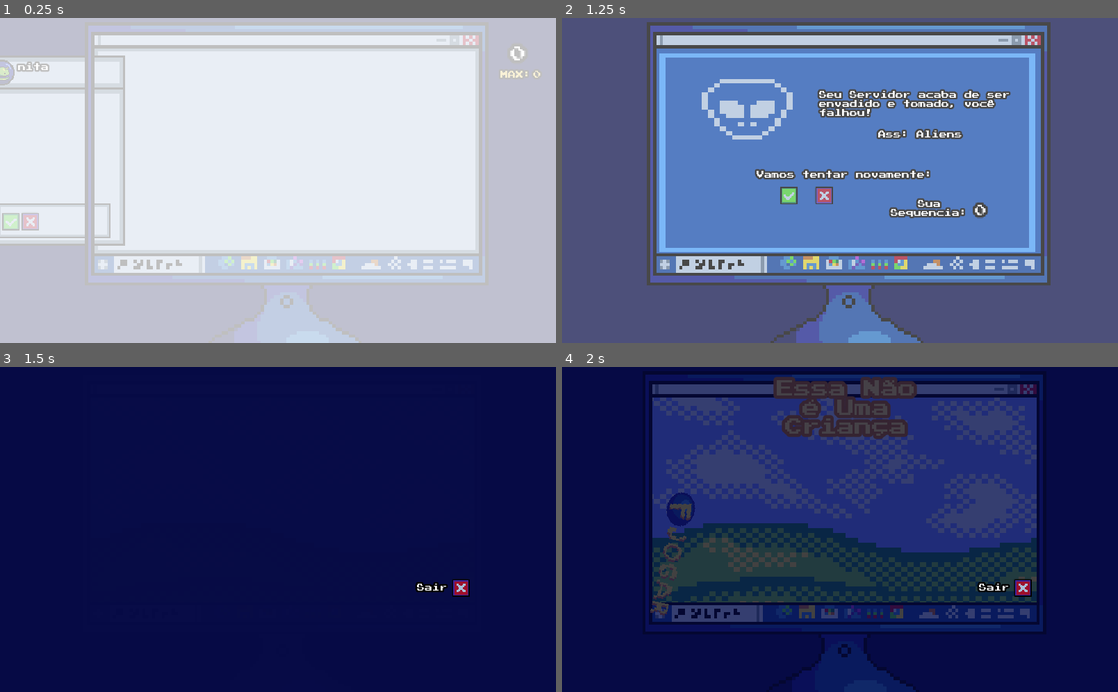
Above: before the commit, frames 1-4 (two rows, left to right).
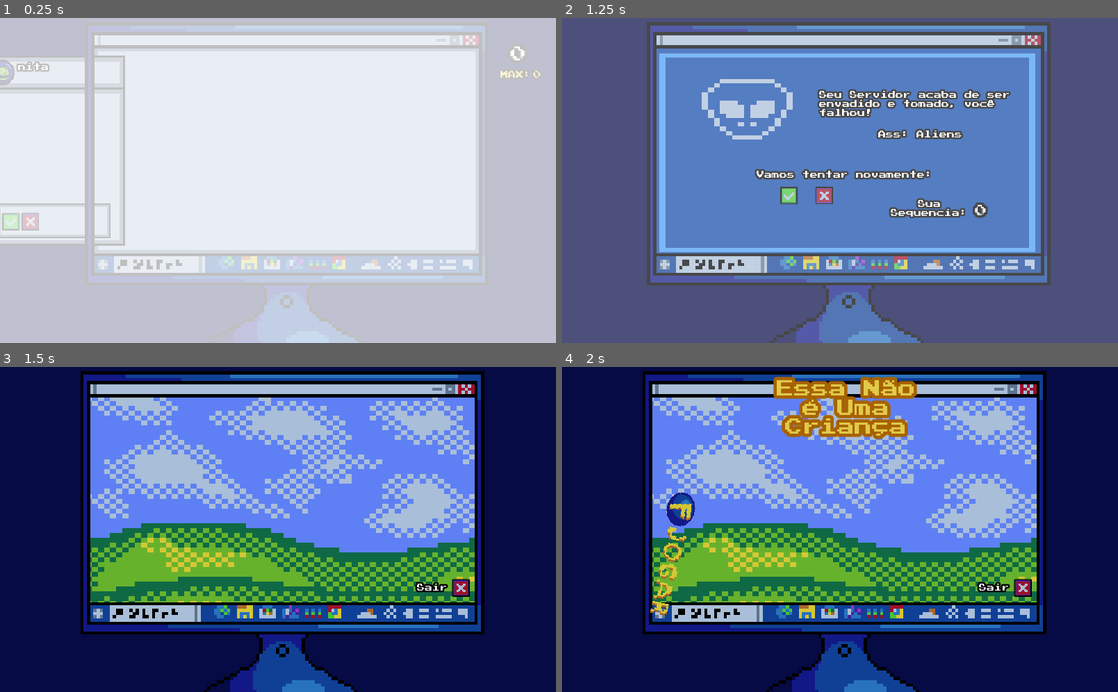
Above: after the commit, the same moments.

Repository: minionsgaburarobotica-max/Jog-ECA-digital-Diego
Game: Godot game, scene res://Cenas/computador.tscn
Same seed, same stepped clock (60 frames per second), same inputs: the game is played once before the commit and once after it.
Inputs (mouse positions are in pixels of both pictures, inside the frame that each line leads up to):
- Up to frame 1 (0.25 s): no input
- Up to frame 2 (1.25 s): click (639, 219) at 0.5 s
- Up to frame 3 (1.5 s): click (261, 545) at 1.25 s
- Up to frame 4 (2 s): no input

Frames 1-2 are identical in both runs. In frame 3, 61% of the frame differs, in the area x 14-88%, y 1-100%; in frame 4, 61%.

Commit message:
0.12 haaaan... ta quase pronto

Diff:
--- a/Essa não é uma criança/Cenas/Game over.gd
+++ b/Essa não é uma criança/Cenas/Game over.gd
@@ -19,7 +19,8 @@
 	$seque/sequencia.text = str(Global.sequencia)
 	Global.sequencia = 0
 
-	$musica.play()
+	if Global.get_node("musica3").playing == false:
+		Global.get_node("musica3").play()
 	pass # Replace with function body.
 
 
@@ -29,9 +30,11 @@
 
 
 func _on_botao_button_down():
+	Global.get_node("musica3").stop()
 	get_tree().change_scene("res://Cenas/Menu.tscn")
 
 
 
 func _on_botaoX_button_down():
+	Global.get_node("musica3").stop()
 	get_tree().change_scene("res://Cenas/computador.tscn")
--- a/Essa não é uma criança/Cenas/Menu.gd
+++ b/Essa não é uma criança/Cenas/Menu.gd
@@ -13,7 +13,9 @@
 	$anim2.play("Titulo")
 	$anim3.play("Jogar")
 	$window.play()
-	$musica.play()
+	if Global.get_node("musica2").playing == false:
+		Global.get_node("musica2").play()
+
 	pass # Replace with function body.
 
 
@@ -32,6 +34,7 @@
 func _on_Button_button_down():
 	$anim2.play("Fade")
 	yield($anim2, "animation_finished")
+	Global.get_node("musica2").stop()
 	get_tree().change_scene("res://Cenas/computador.tscn")
 	pass # Replace with function body.
 
--- a/Essa não é uma criança/Cenas/Menu.tscn
+++ b/Essa não é uma criança/Cenas/Menu.tscn
@@ -452,11 +452,6 @@
 scale = Vector2( 1.38253, 1.14417 )
 texture = ExtResource( 6 )
 
-[node name="Fade" type="Sprite" parent="."]
-position = Vector2( 552.5, 424 )
-scale = Vector2( 60.4687, 39.875 )
-texture = ExtResource( 7 )
-
 [node name="anim" type="AnimationPlayer" parent="."]
 anims/Fade = SubResource( 2 )
 anims/Jogar = SubResource( 4 )
@@ -516,5 +511,11 @@
 "
 autowrap = true
 
+[node name="Fade" type="Sprite" parent="."]
+visible = false
+position = Vector2( 552.5, 424 )
+scale = Vector2( 60.4687, 39.875 )
+texture = ExtResource( 7 )
+
 [connection signal="button_down" from="Botao/Button" to="." method="_on_Button_button_down"]
 [connection signal="button_down" from="recusar/botao" to="." method="_on_botao_button_down"]
--- /dev/null
+++ b/Essa não é uma criança/Cenas/Tutorial.gd
@@ -0,0 +1,49 @@
+extends Node2D
+var tutorial = ["oioioi", "Esse é o tutorial do jogo", "Finja que eu expliquei alguma coisa", ""]
+var texto = 0
+# Declare member variables here. Examples:
+# var a = 2
+# var b = "text"
+func pergunta():
+	$Label.text = "tu entendeu?"
+	$anim.play("aparecer")
+	yield($anim, "animation_finished")
+	$recusar.visible = true
+	$aceitar.visible = true
+
+func proximo(text, opa):
+
+	if text == "":
+		pergunta()
+	else:
+		$Label.text = text
+		$anim.play("aparecer")
+		yield($anim, "animation_finished")
+		yield(get_tree().create_timer(1.5), "timeout")
+		$anim.play("apagar")
+		yield($anim, "animation_finished")
+
+		if opa == null:
+			texto += 1
+			proximo(tutorial[texto], null)
+
+		else:
+			Global.get_node("musica2").stop()
+			get_tree().change_scene("res://Cenas/computador.tscn")
+# Called when the node enters the scene tree for the first time.
+func _ready():
+	proximo(tutorial[texto], null)
+	pass # Replace with function body.
+
+
+# Called every frame. 'delta' is the elapsed time since the previous frame.
+#func _process(delta):
+#	pass
+
+
+func _on_botao_button_down():
+	proximo("NÂO IMPORTA!!!", true)
+
+
+func _on_botaoX_button_down():
+	proximo("Otimo", true)
--- /dev/null
+++ b/Essa não é uma criança/Cenas/Tutorial.tscn
@@ -0,0 +1,106 @@
+[gd_scene load_steps=10 format=2]
+
+[ext_resource path="res://Cenas/textoGrande.tres" type="DynamicFont" id=1]
+[ext_resource path="res://sprites/Tela inicial windows XP.png" type="Texture" id=2]
+[ext_resource path="res://sprites/fundo azul.png" type="Texture" id=3]
+[ext_resource path="res://sprites/Computador 1.png" type="Texture" id=4]
+[ext_resource path="res://Cenas/Tutorial.gd" type="Script" id=5]
+[ext_resource path="res://sprites/icones/Icone negativo.png" type="Texture" id=6]
+[ext_resource path="res://sprites/icones/Icone positivo.png" type="Texture" id=7]
+
+[sub_resource type="Animation" id=1]
+resource_name = "apagar"
+tracks/0/type = "value"
+tracks/0/path = NodePath(".:percent_visible")
+tracks/0/interp = 1
+tracks/0/loop_wrap = true
+tracks/0/imported = false
+tracks/0/enabled = true
+tracks/0/keys = {
+"times": PoolRealArray( 0, 1 ),
+"transitions": PoolRealArray( 1, 1 ),
+"update": 0,
+"values": [ 1.0, 0.0 ]
+}
+
+[sub_resource type="Animation" id=2]
+resource_name = "aparecer"
+tracks/0/type = "value"
+tracks/0/path = NodePath(".:percent_visible")
+tracks/0/interp = 1
+tracks/0/loop_wrap = true
+tracks/0/imported = false
+tracks/0/enabled = true
+tracks/0/keys = {
+"times": PoolRealArray( 0, 1 ),
+"transitions": PoolRealArray( 1, 1 ),
+"update": 0,
+"values": [ 0.0, 1.0 ]
+}
+
+[node name="Tutorial" type="Node2D"]
+script = ExtResource( 5 )
+
+[node name="Fade2" type="Sprite" parent="."]
+position = Vector2( 557.5, 431 )
+scale = Vector2( 98.4688, 59.5 )
+texture = ExtResource( 3 )
+
+[node name="Windows" type="Sprite" parent="."]
+position = Vector2( 530, 261 )
+scale = Vector2( 5.7, 4.5 )
+texture = ExtResource( 2 )
+
+[node name="Computador" type="Sprite" parent="."]
+position = Vector2( 528, 350 )
+scale = Vector2( 6, 6 )
+texture = ExtResource( 4 )
+
+[node name="anim" type="AnimationPlayer" parent="."]
+root_node = NodePath("../Label")
+anims/apagar = SubResource( 1 )
+anims/aparecer = SubResource( 2 )
+
+[node name="Label" type="Label" parent="."]
+margin_left = 399.0
+margin_top = 94.0
+margin_right = 693.0
+margin_bottom = 260.0
+custom_fonts/font = ExtResource( 1 )
+text = "SIx seven bora billxxx luta da dancixxxx, e esssas batatinhaxxxx aixxxx
+"
+align = 1
+autowrap = true
+
+[node name="recusar" type="Node2D" parent="."]
+visible = false
+position = Vector2( 116, -89 )
+
+[node name="botao" type="Button" parent="recusar"]
+margin_left = 438.0
+margin_top = 312.0
+margin_right = 468.0
+margin_bottom = 342.0
+
+[node name="recusar2" type="Sprite" parent="recusar"]
+position = Vector2( 454, 328 )
+scale = Vector2( 2, 2 )
+texture = ExtResource( 6 )
+
+[node name="aceitar" type="Node2D" parent="."]
+visible = false
+position = Vector2( 87, -89 )
+
+[node name="botaoX" type="Button" parent="aceitar"]
+margin_left = 403.0
+margin_top = 313.0
+margin_right = 433.0
+margin_bottom = 343.0
+
+[node name="aceitar" type="Sprite" parent="aceitar"]
+position = Vector2( 418, 328 )
+scale = Vector2( 2, 2 )
+texture = ExtResource( 7 )
+
+[connection signal="button_down" from="recusar/botao" to="." method="_on_botao_button_down"]
+[connection signal="button_down" from="aceitar/botaoX" to="." method="_on_botaoX_button_down"]
--- a/Essa não é uma criança/Cenas/computador.gd
+++ b/Essa não é uma criança/Cenas/computador.gd
@@ -47,8 +47,8 @@
 	email = $tela/dados/email
 	jogo = $tela/dados/jogo
 	horario = $tela/dados/Horario
-
-
+	if Global.get_node("musica").playing == false:
+		Global.get_node("musica").play()
 	idadeTipos = int(rand_range(5, 13))
 	horarioTiposF = int(rand_range(21, 24))
 	horarioTiposV = [horarioTiposF, int(rand_range(9, 17))]
@@ -106,7 +106,7 @@
 		Global.sequencia += 1
 		get_tree().change_scene("res://Cenas/computador.tscn")
 	else:
-		Global.gamelalala = false
+		Global.get_node("musica").stop()
 		get_tree().change_scene("res://Cenas/Game over.tscn")
 
 
@@ -116,5 +116,5 @@
 		Global.sequencia += 1
 		get_tree().change_scene("res://Cenas/computador.tscn")
 	else:
-		Global.gamelalala = false
+		Global.get_node("musica").stop()
 		get_tree().change_scene("res://Cenas/Game over.tscn")
--- a/Essa não é uma criança/GLOBAL.gd
+++ b/Essa não é uma criança/GLOBAL.gd
@@ -2,6 +2,7 @@
 var sequenciaMAX = 0
 var sequencia = 0
 var gamelalala = false
+
 # Declare member variables here. Examples:
 # var a = 2
 # var b = "text"
@@ -14,9 +15,5 @@
 
 # Called every frame. 'delta' is the elapsed time since the previous frame.
 func _process(delta):
-	if gamelalala == true:
-		if $musica.playing == false:
-			$musica.playing = true
-	else:
-		$musica.playing = false
+	pass
 #	pass
--- a/Essa não é uma criança/globalScene.tscn
+++ b/Essa não é uma criança/globalScene.tscn
@@ -1,10 +1,18 @@
-[gd_scene load_steps=3 format=2]
+[gd_scene load_steps=5 format=2]
 
 [ext_resource path="res://GLOBAL.gd" type="Script" id=1]
 [ext_resource path="res://sons/dstechnician-the-dying-110458.mp3" type="AudioStream" id=2]
+[ext_resource path="res://sons/moodmode-8-bit-air-fight-158813.mp3" type="AudioStream" id=3]
+[ext_resource path="res://sons/backgroundmusicforvideos-8-bit-gaming-background-music-358443.mp3" type="AudioStream" id=4]
 
 [node name="globalScene" type="Node2D"]
 script = ExtResource( 1 )
 
 [node name="musica" type="AudioStreamPlayer" parent="."]
 stream = ExtResource( 2 )
+
+[node name="musica2" type="AudioStreamPlayer" parent="."]
+stream = ExtResource( 4 )
+
+[node name="musica3" type="AudioStreamPlayer" parent="."]
+stream = ExtResource( 3 )
